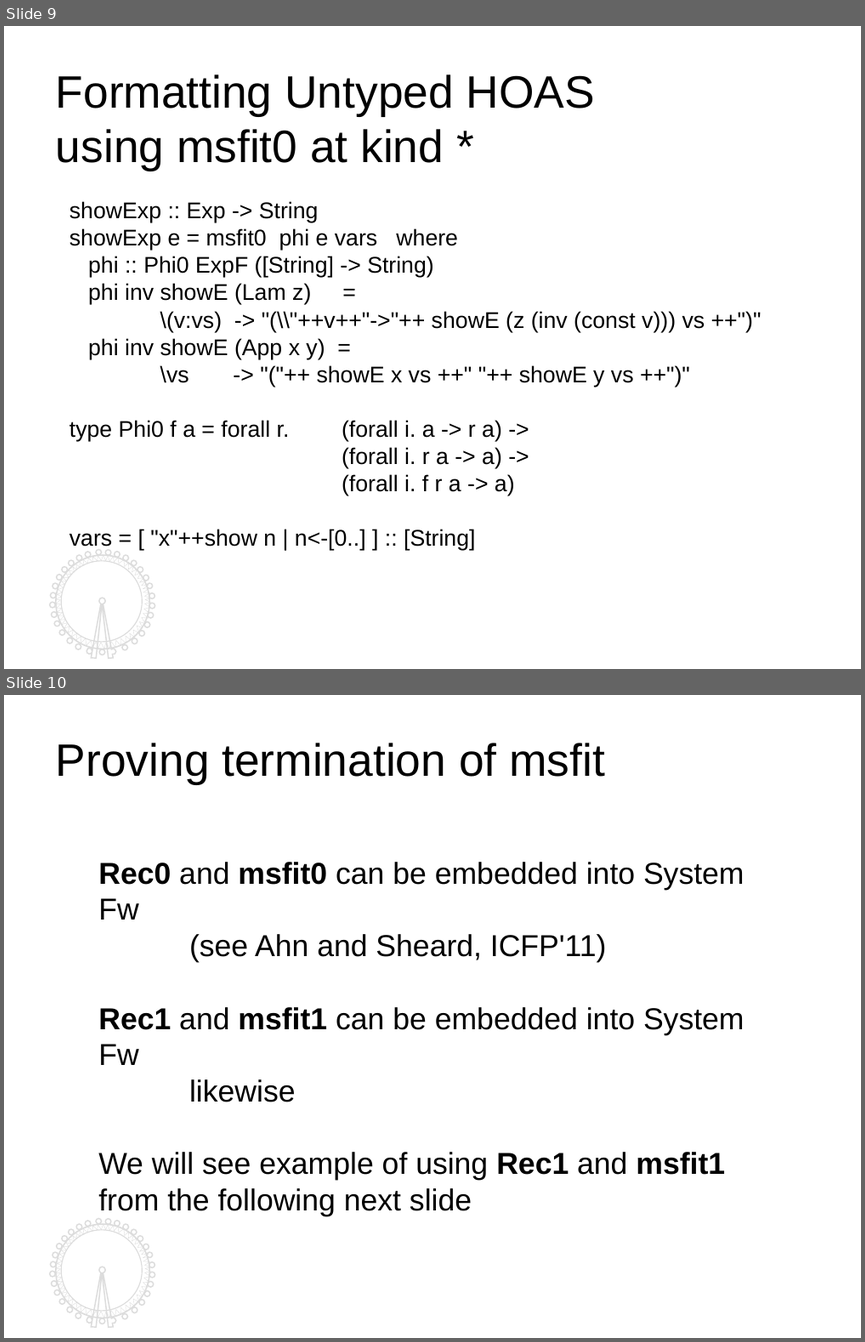
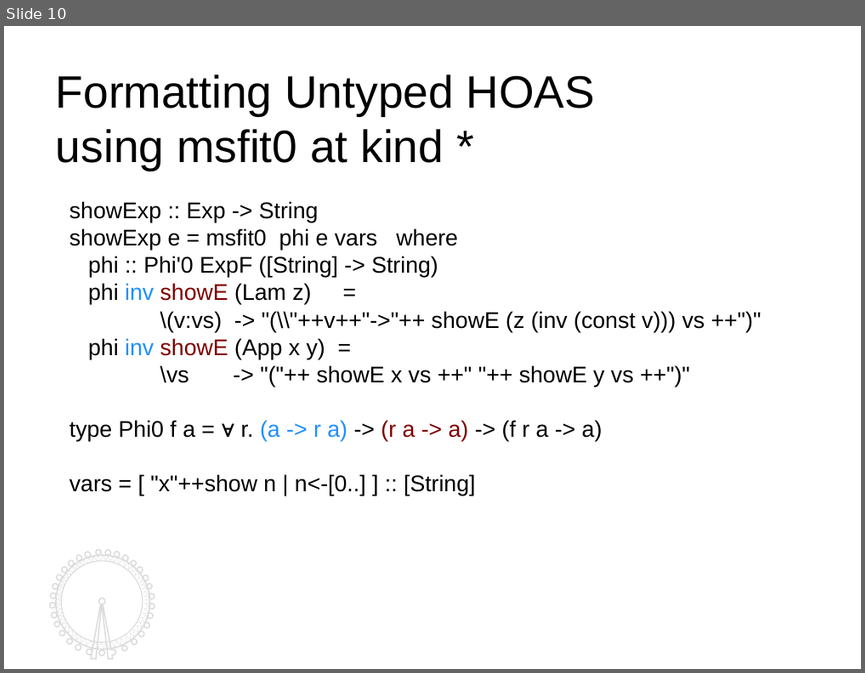
Before and after one commit to kyagrd/naxPapers, a slide deck: draft/TYPES13/ppt/myslide.odp. Shown one above the other, each under a label of ours: slides 9 and 10 before the commit, slide 10 after it. The pictures are 865x1342 and 865x673 pixels, drawn with LibreOffice and Linux fonts; fonts in the diff are those of the drawing. Boxes give left, top, right and bottom in pixels: in the first picture for what was removed or moved away, otherwise in the second. Text is boxed around its words. In the diff, an @@ line names an element or a change of style, - is before the commit and + after.

```diff
--- a/draft/TYPES13/ppt/myslide.odp
+++ b/draft/TYPES13/ppt/myslide.odp
@@ slide 10 removed at <box>4,695,861,1338</box>, background #FFFFFF; not listed: 4 template elements that a slide beside it also shows @@
@@ text removed at <box>56,743,605,784</box> @@
-Proving termination of msfit
@@ text removed at <box>98,862,744,1216</box> @@
-Rec0 and msfit0 can be embedded into System Fw
-(see Ahn and Sheard, ICFP'11)
-Rec1 and msfit1 can be embedded into System Fw
-likewise
-We will see example of using Rec1 and msfit1 from the following next slide
@@ what was slide 9 is now slide 10 @@
@@ slide 10 changed as well @@
@@ text at <box>88,256,438,278</box>: text changed @@
-phi :: Phi0 ExpF ([String] -> String)
+phi :: Phi'0 ExpF ([String] -> String)
@@ text at <box>88,283,325,359</box>: text colour #000000 to #1E90FF in "inv", "inv"; text colour #000000 to #800000 in "showE", "showE" @@
@@ text at <box>69,420,602,441</box>: text changed @@
-type Phi0 f a = forall r. (forall i. a -> r a) ->
-(forall i. r a -> a) ->
-(forall i. f r a -> a)
+type Phi0 f a = ∀ r. (a -> r a) -> (r a -> a) -> (f r a -> a)
@@ freeform shape at <box>49,550,154,659</box>: outline redrawn @@
```
Also in this commit, not shown: 10 other slides changed, 4 slides added, 2 other slides removed.
